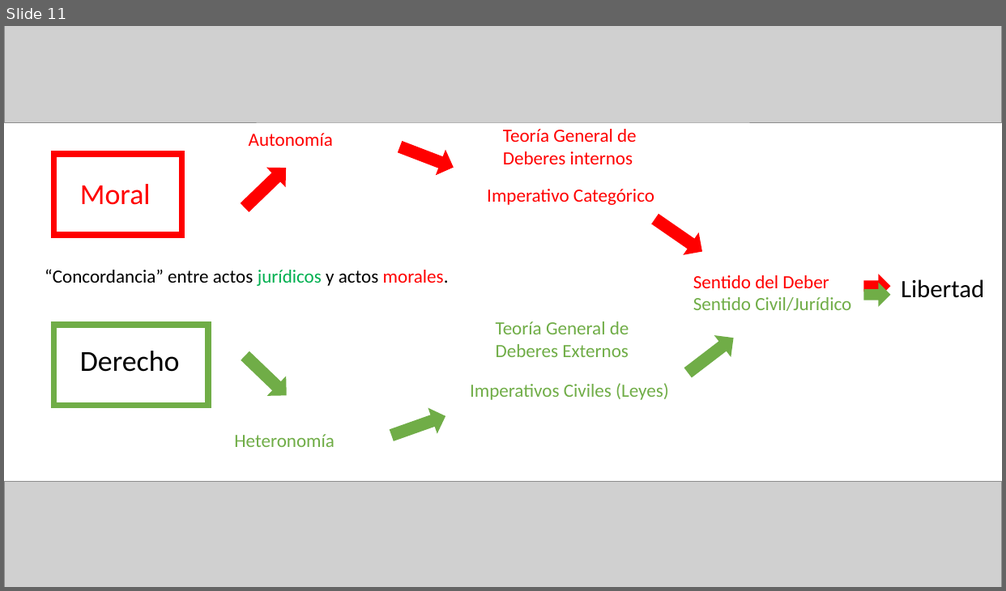
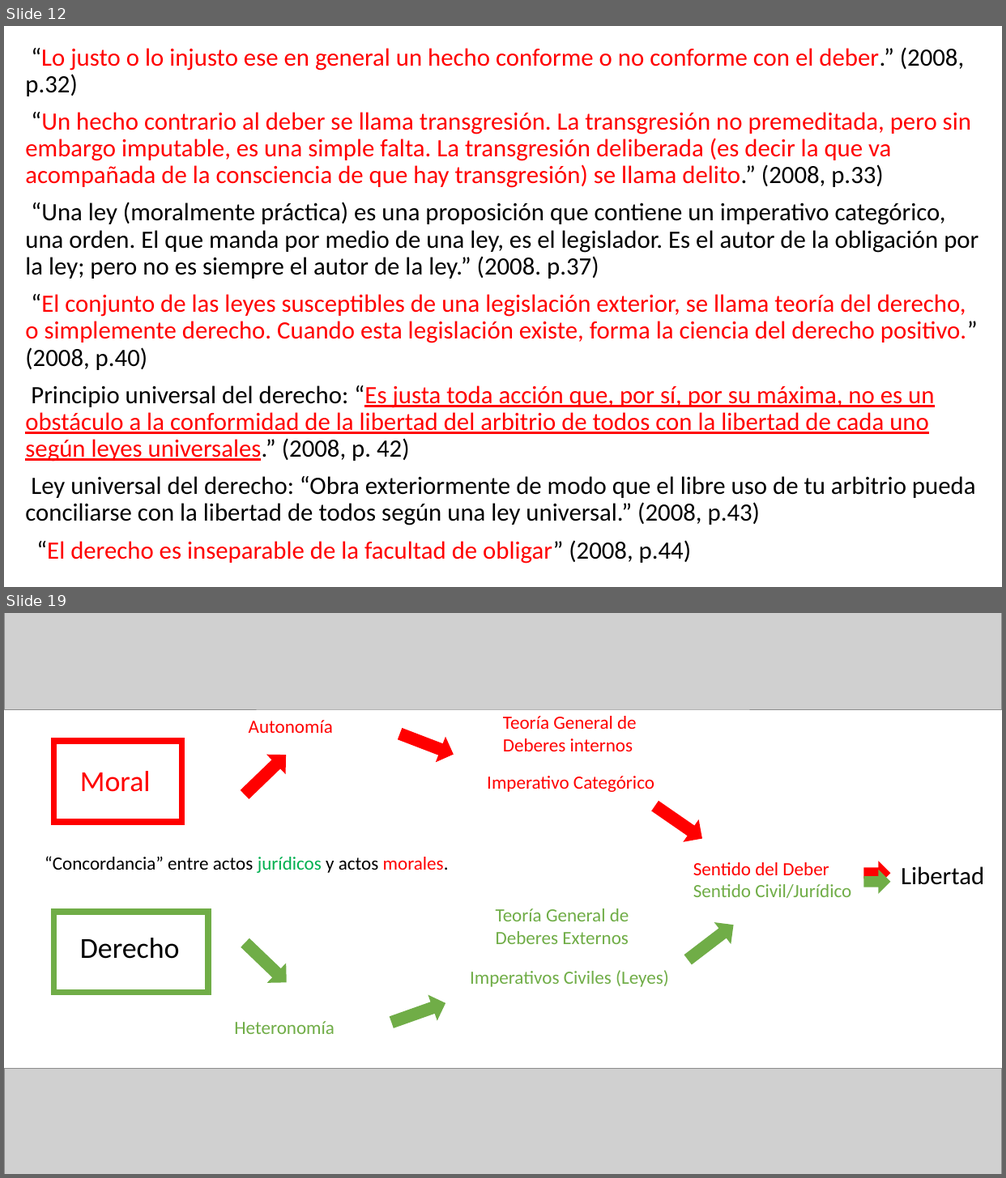
Before and after one commit to zaboltar/zaboltar.github.io, a slide deck: assets uarm/2024 1/moderna/Kant - Doctrina del Derecho.pptx. Shown one above the other, each under a label of ours: slide 11 before the commit, slides 12 and 19 after it; the slides between them are not shown. The pictures are 1006x591 and 1006x1178 pixels, drawn with LibreOffice and Linux fonts; fonts in the diff are those of the drawing; grey boxes stand for pictures. Boxes give left, top, right and bottom in pixels: in the first picture for what was removed or moved away, otherwise in the second. Text is boxed around its words. In the diff, an @@ line names an element or a change of style, - is before the commit and + after.

Commit message:
kant doc derecho

```diff
--- a/assets uarm/2024 1/moderna/Kant - Doctrina del Derecho.pptx
+++ b/assets uarm/2024 1/moderna/Kant - Doctrina del Derecho.pptx
@@ slide 12 added at [4, 26, 1002, 587], background #FFFFFF @@
@@ text added at [25, 47, 978, 564], 24 pt, text #FF0000 @@
+“Lo justo o lo injusto ese en general un hecho conforme o no conforme con el deber.” (2008, p.32)
+“Un hecho contrario al deber se llama transgresión. La transgresión no premeditada, pero sin embargo imputable, es una simple falta. La transgresión deliberada (es decir la que va acompañada de la consciencia de que hay transgresión) se llama delito.” (2008, p.33)
+“Una ley (moralmente práctica) es una proposición que contiene un imperativo categórico, una orden. El que manda por medio de una ley, es el legislador. Es el autor de la obligación por la ley; pero no es siempre el autor de la ley.” (2008. p.37)
+“El conjunto de las leyes susceptibles de una legislación exterior, se llama teoría del derecho, o simplemente derecho. Cuando esta legislación existe, forma la ciencia del derecho positivo.” (2008, p.40)
+Principio universal del derecho: “Es justa toda acción que, por sí, por su máxima, no es un obstáculo a la conformidad de la libertad del arbitrio de todos con la libertad de cada uno según leyes universales.” (2008, p. 42)
+Ley universal del derecho: “Obra exteriormente de modo que el libre uso de tu arbitrio pueda conciliarse con la libertad de todos según una ley universal.” (2008, p.43)
+“El derecho es inseparable de la facultad de obligar” (2008, p.44)
@@ what was slide 11 is now slide 19 @@
```
Also in this commit, not shown: 1 slide changed, 7 other slides added, 6 other files.
